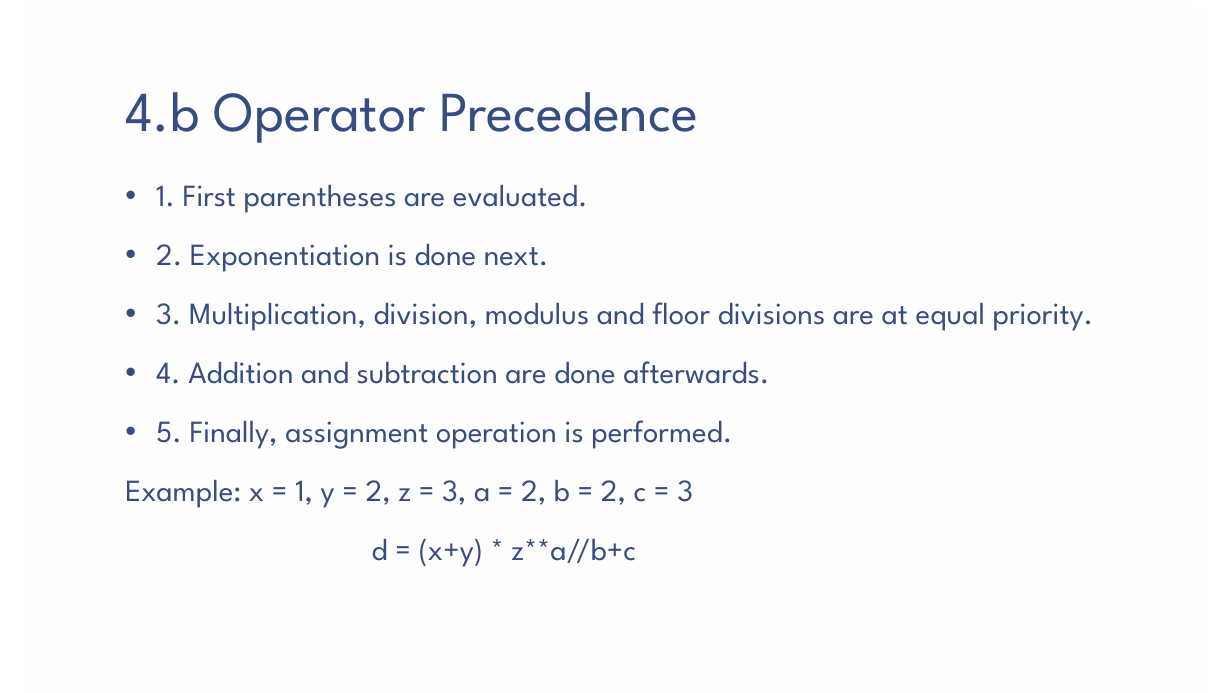
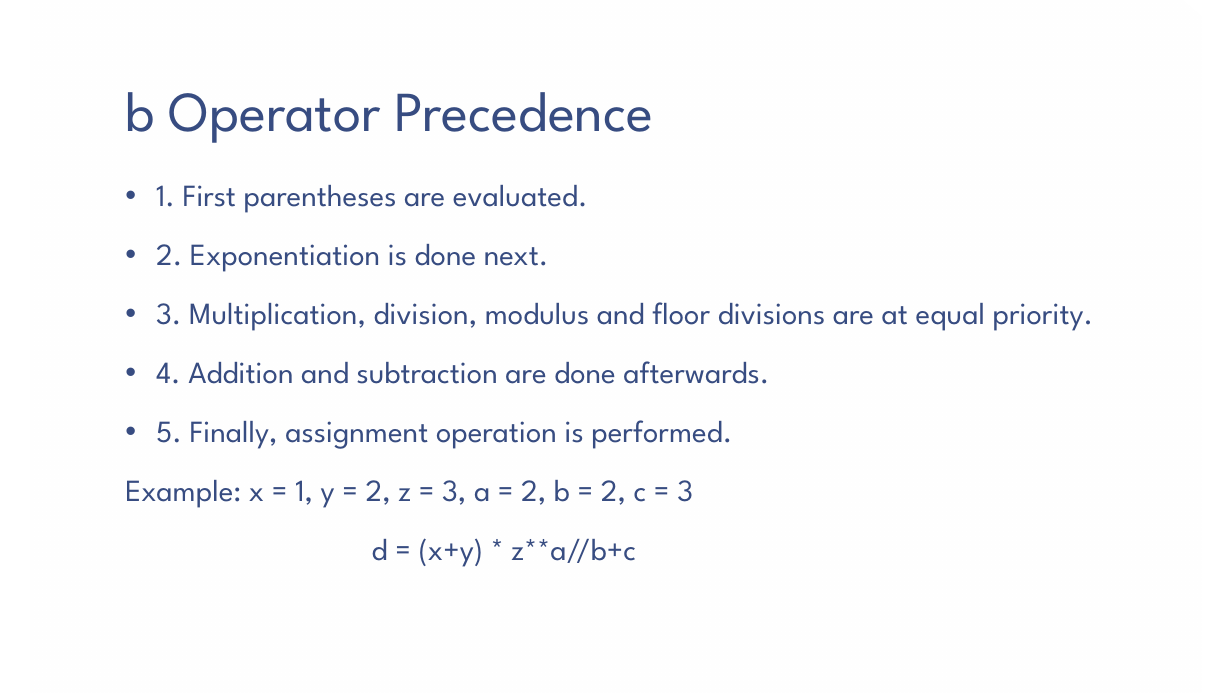
Before and after one commit to vaishnavi-consultants/Computer-Science, a slide deck: slide 16 of Python/Session2/PPT/Python_Fundamentals(Notes).pptx (slide 11 before the commit). Drawn at 1232x693 pixels with LibreOffice and Linux fonts; fonts in the diff are those of the drawing; background and template pictures are left out. Boxes give left, top, right and bottom in pixels: in the first picture for what was removed or moved away, otherwise in the second. Text is boxed around its words. In the diff, an @@ line names an element or a change of style, - is before the commit and + after.

```diff
--- a/Python/Session2/PPT/Python_Fundamentals(Notes).pptx
+++ b/Python/Session2/PPT/Python_Fundamentals(Notes).pptx
@@ title at box(125, 92, 654, 143): text changed @@
-4.b Operator Precedence
+b Operator Precedence
```
Also in this commit, not shown: 5 other slides changed, 13 slides added.
